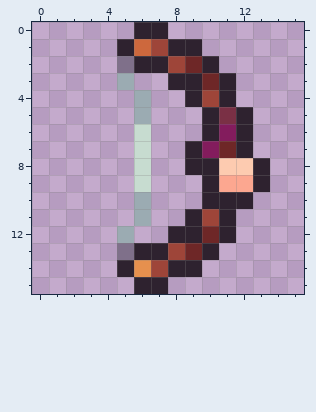
Two states of a pixel-art sprite, Assets/Sprites/Weapons/Generation_One/Fire/Fire5.png. Above, as it was before the edit.
The file is 16x16 pixels. The old version is drawn lined up with the new one.
New version:
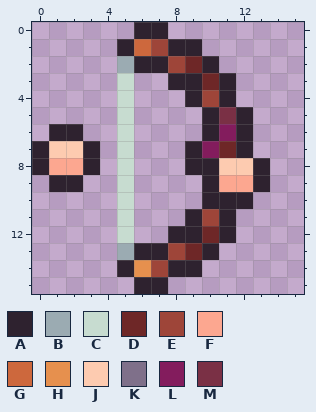
Palette (. is transparent): A #2e222f  B #9babb2  C #c7dcd0  D #6e2727  E #9e4539  F #fca790  G #cd683d  H #e6904e  J #fdcbb0  K #7f708a  L #831c5d  M #7a3045
Diff:
whole drawing moved by +1,+0 (the old picture is shown already moved)
@@ x 0..8 @@
  1 .....AGEA
- 2 .....KAAE
- 3 .....B..A
- 4 ......B..
- 5 ......B..
- 6 ......C..
- 7 ......C..
- 8 ......C..
- 9 ......C..
-10 ......B..
-11 ......B..
-12 .....B..A
-13 .....KAAE
+ 2 .....BAAE
+ 3 .....C..A
+ 4 .....C...
+ 5 .....C...
+ 6 .AA..C...
+ 7 AJJA.C...
+ 8 AFFA.C...
+ 9 .AA..C...
+10 .....C...
+11 .....C...
+12 .....C..A
+13 .....BAAE
 14 .....AHEA
Changed places in both pictures, as pixel boxes (x1, y1, x2, y2):
changed: (32, 56, 151, 260)
